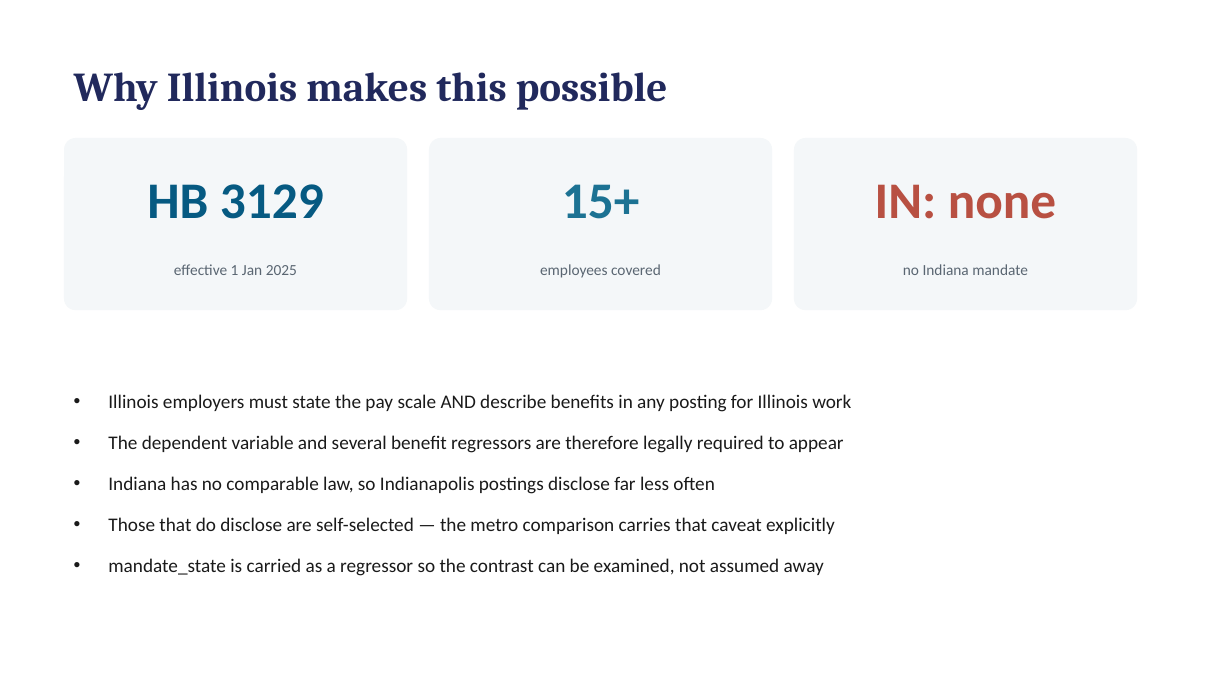
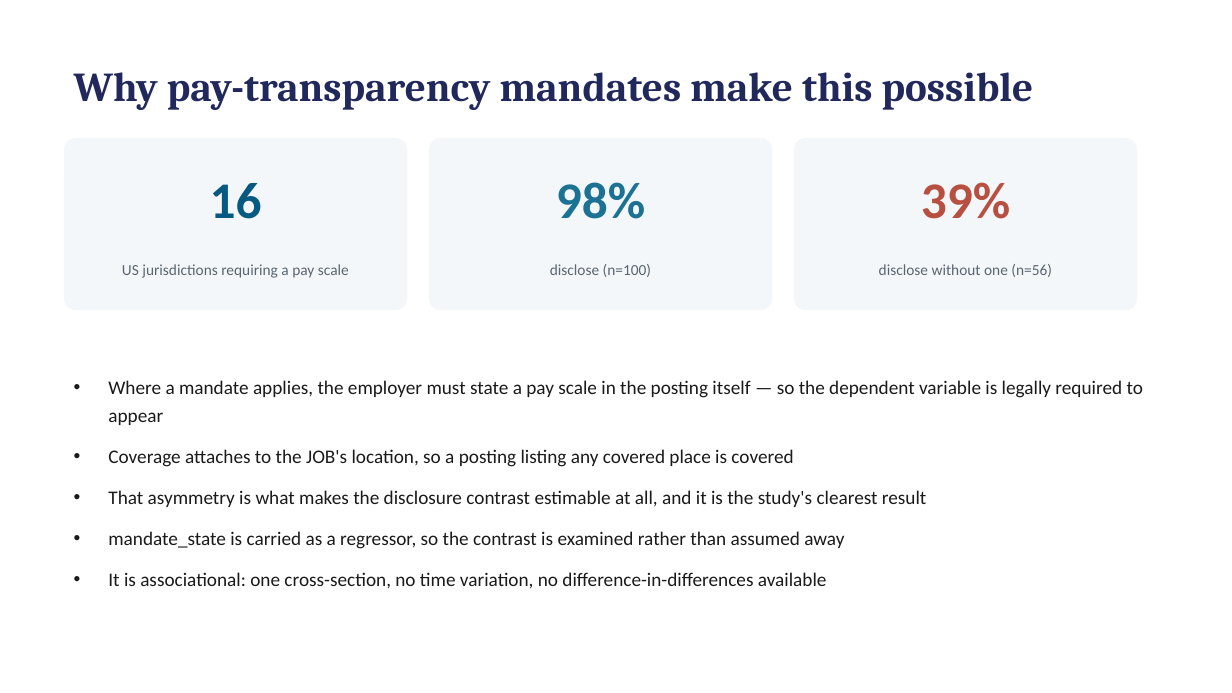
Before and after one commit to hendeal-cyber/Modern-Labor-Market-Data-Submission, a slide deck: slide 4 of paper/presentation.pptx. Drawn at 1232x693 pixels with LibreOffice and Linux fonts; fonts in the diff are those of the drawing. Boxes give left, top, right and bottom in pixels: in the first picture for what was removed or moved away, otherwise in the second. Text is boxed around its words. In the diff, an @@ line names an element or a change of style, - is before the commit and + after.

```diff
--- a/paper/presentation.pptx
+++ b/paper/presentation.pptx
@@ text at [74, 72, 1034, 110]: text changed @@
-Why Illinois makes this possible
+Why pay-transparency mandates make this possible
@@ text at [210, 183, 262, 219]: text changed @@
-HB 3129
+16
@@ text at [556, 182, 645, 219]: text changed @@
-15+
+98%
@@ text at [921, 182, 1010, 219]: text changed @@
-IN: none
+39%
@@ text at [122, 264, 349, 278]: text changed @@
-effective 1 Jan 2025
+US jurisdictions requiring a pay scale
@@ text at [550, 264, 651, 277]: text changed @@
-employees covered
+disclose (n=100)
@@ text at [879, 264, 1052, 277]: text changed @@
-no Indiana mandate
+disclose without one (n=56)
@@ text at [108, 380, 1143, 589]: text changed @@
-• Illinois employers must state the pay scale AND describe benefits in any posting for Illinois work
-• The dependent variable and several benefit regressors are therefore legally required to appear
-• Indiana has no comparable law, so Indianapolis postings disclose far less often
-• Those that do disclose are self-selected — the metro comparison carries that caveat explicitly
-• mandate_state is carried as a regressor so the contrast can be examined, not assumed away
+• Where a mandate applies, the employer must state a pay scale in the posting itself — so the dependent variable is legally required to appear
+• Coverage attaches to the JOB's location, so a posting listing any covered place is covered
+• That asymmetry is what makes the disclosure contrast estimable at all, and it is the study's clearest result
+• mandate_state is carried as a regressor, so the contrast is examined rather than assumed away
+• It is associational: one cross-section, no time variation, no difference-in-differences available
```
Also in this commit, not shown: 1 other slide changed, 1 slide added, 1 slide removed, 2 other files.
